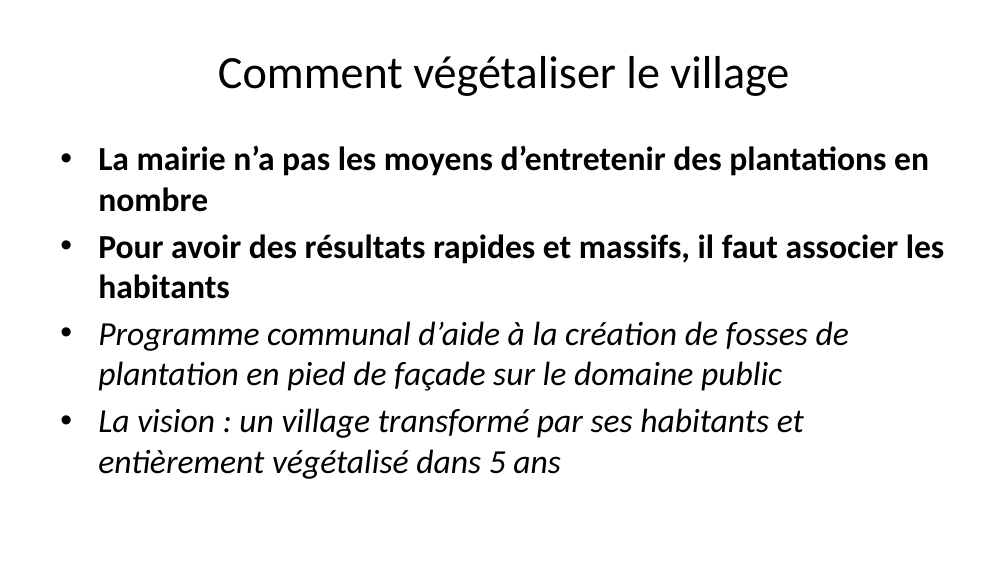
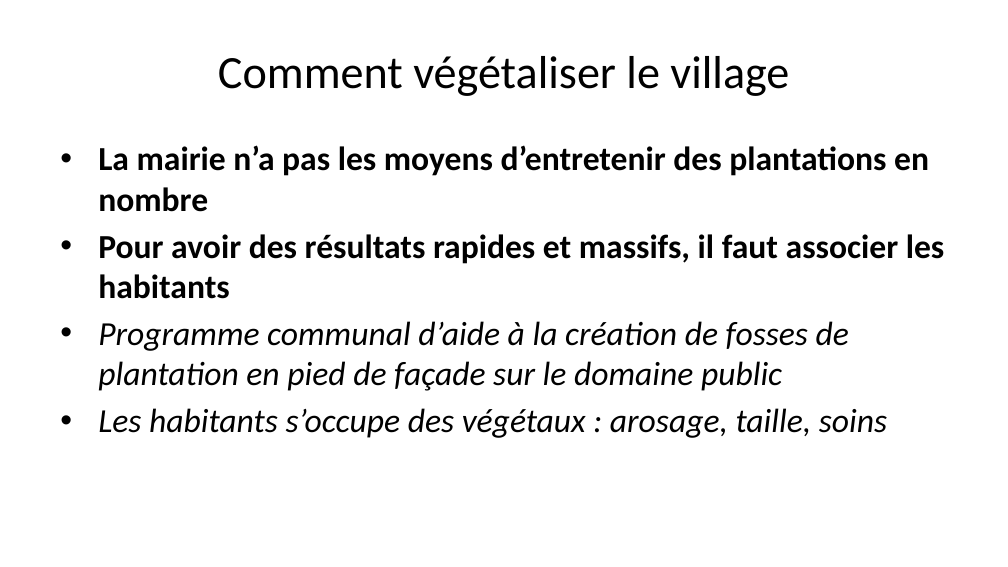
Before and after one commit to Bertrand82/vegetalisation_m2q, a slide deck: slide 3 of presentation.pptx. Drawn at 1008x567 pixels with LibreOffice and Linux fonts; fonts in the diff are those of the drawing. Boxes give left, top, right and bottom in pixels: in the first picture for what was removed or moved away, otherwise in the second. Text is boxed around its words. In the diff, an @@ line names an element or a change of style, - is before the commit and + after.

```diff
--- a/presentation.pptx
+++ b/presentation.pptx
@@ text at [98,408,887,438]: text changed @@
-• La vision : un village transformé par ses habitants et entièrement végétalisé dans 5 ans
+• Les habitants s’occupe des végétaux : arosage, taille, soins
```
Also in this commit, not shown: 4 other files.
